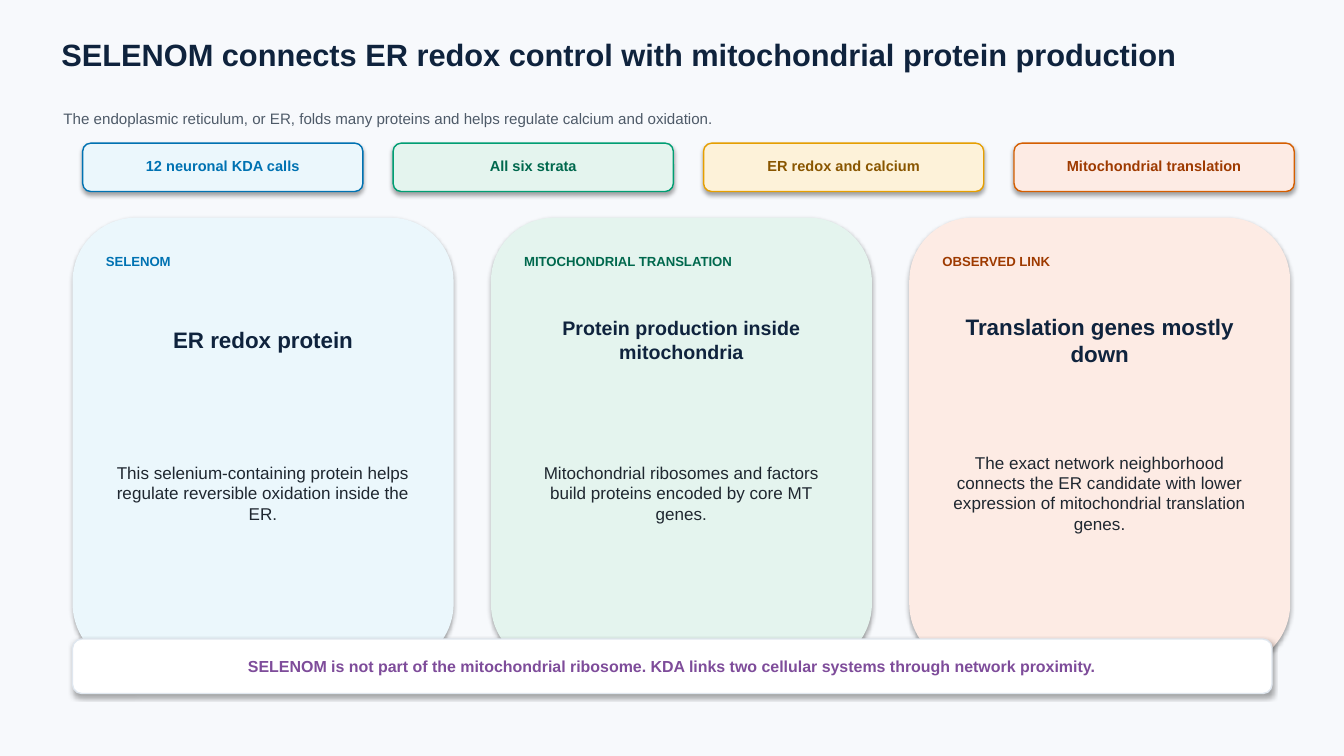
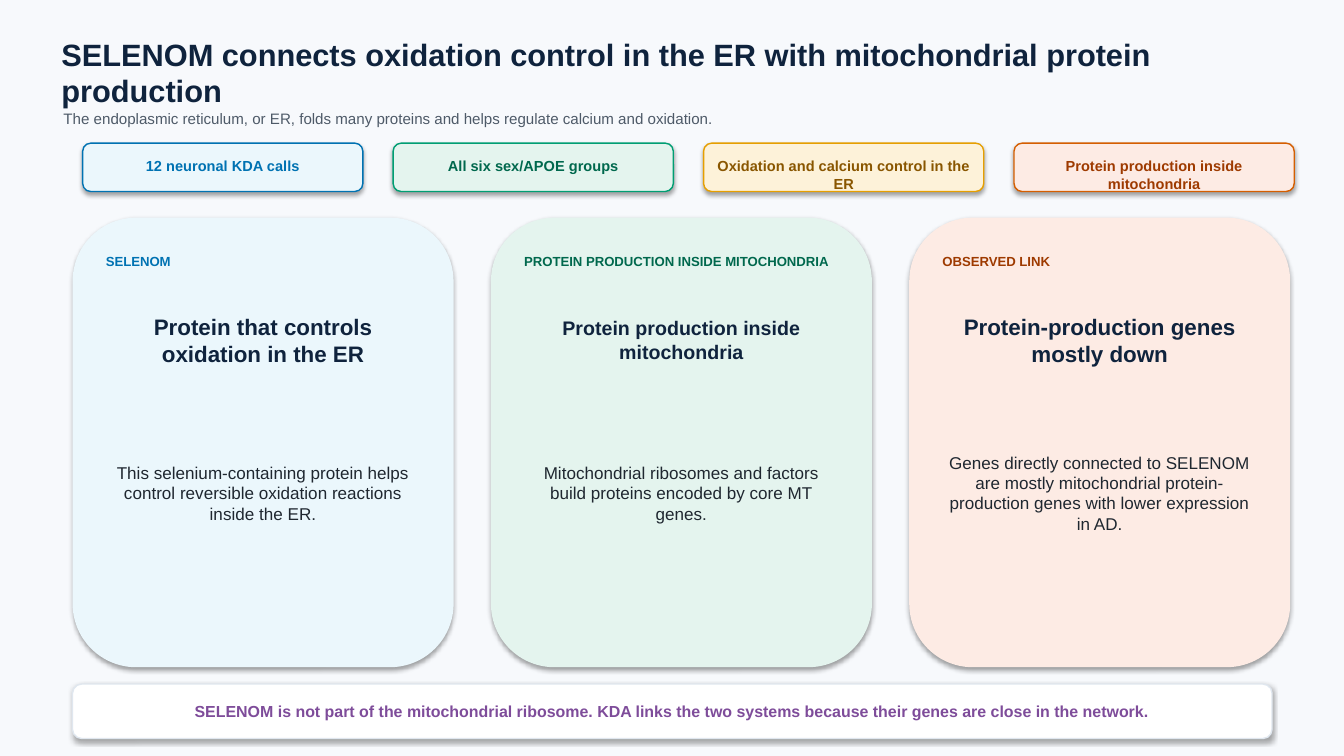
Before and after one commit to ericzhuang2010/alzheimer, a slide deck: slide 114 of docs/presentations/09162026/09162026_sex_apoe_kda_fine_broad.pptx (slide 109 before the commit). Drawn at 1344x756 pixels with LibreOffice and Linux fonts; fonts in the diff are those of the drawing. Boxes give left, top, right and bottom in pixels: in the first picture for what was removed or moved away, otherwise in the second. Text is boxed around its words. In the diff, an @@ line names an element or a change of style, - is before the commit and + after.

```diff
--- a/docs/presentations/09162026/09162026_sex_apoe_kda_fine_broad.pptx
+++ b/docs/presentations/09162026/09162026_sex_apoe_kda_fine_broad.pptx
@@ text at (61,43,1150,108): text changed @@
-SELENOM connects ER redox control with mitochondrial protein production
+SELENOM connects oxidation control in the ER with mitochondrial protein production
@@ text at (448,160,618,174): text changed @@
-All six strata
+All six sex/APOE groups
@@ text at (717,160,970,192): text changed @@
-ER redox and calcium
+Oxidation and calcium control in the ER
@@ text at (1066,160,1242,192): text changed @@
-Mitochondrial translation
+Protein production inside mitochondria
@@ text at (524,256,828,266): text changed @@
-MITOCHONDRIAL TRANSLATION
+PROTEIN PRODUCTION INSIDE MITOCHONDRIA
@@ text at (154,318,372,363): text changed @@
-ER redox protein
+Protein that controls oxidation in the ER
@@ text at (964,318,1236,367): text changed @@
-Translation genes mostly down
+Protein-production genes mostly down
@@ text at (117,466,409,520): text changed @@
-This selenium-containing protein helps regulate reversible oxidation inside the ER.
+This selenium-containing protein helps control reversible oxidation reactions inside the ER.
@@ text at (949,456,1250,530): text changed @@
-The exact network neighborhood connects the ER candidate with lower expression of mitochondrial translation genes.
+Genes directly connected to SELENOM are mostly mitochondrial protein-production genes with lower expression in AD.
@@ rounded rectangle: place and size @@
-rounded rectangle at (73,639,1272,694)
+rounded rectangle at (73,685,1272,739)
@@ text at (195,705,1149,721): text changed @@
-SELENOM is not part of the mitochondrial ribosome. KDA links two cellular systems through network proximity.
+SELENOM is not part of the mitochondrial ribosome. KDA links the two systems because their genes are close in the network.
```
Also in this commit, not shown: 78 other slides changed, 7 slides added, 8 slides removed, 43 other files.
